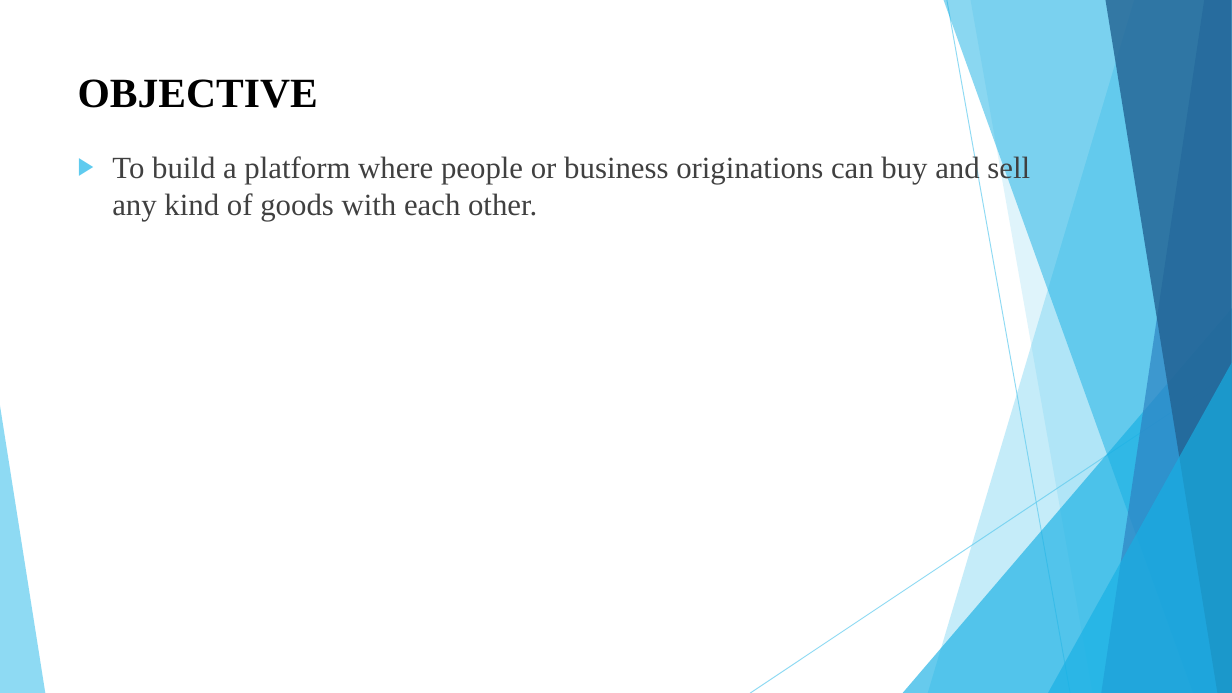
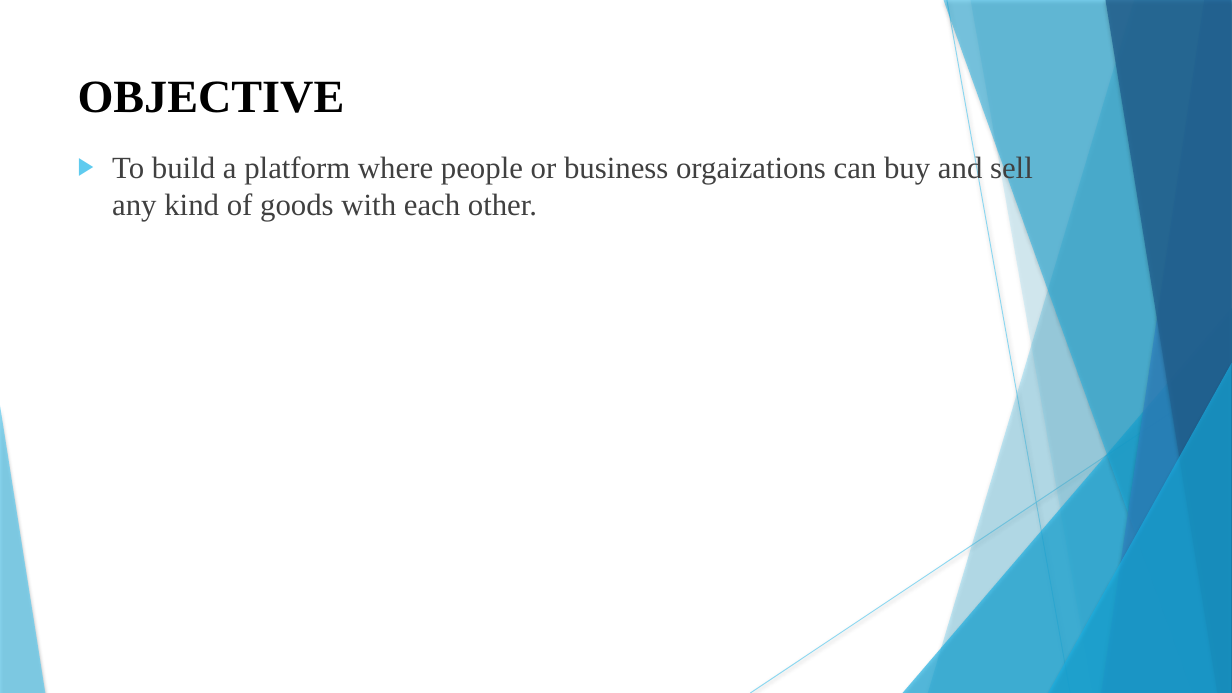
Before and after one commit to KojuOrg/E-Mart-Document, a slide deck: slide 5 of Proposal/Presentation/ProposalSlide.pptx. Drawn at 1232x693 pixels with LibreOffice and Linux fonts; fonts in the diff are those of the drawing. Boxes give left, top, right and bottom in pixels: in the first picture for what was removed or moved away, otherwise in the second. Text is boxed around its words. In the diff, an @@ line names an element or a change of style, - is before the commit and + after.

```diff
--- a/Proposal/Presentation/ProposalSlide.pptx
+++ b/Proposal/Presentation/ProposalSlide.pptx
@@ line (947, 0) - (1070, 693): stroke #5FCBEF 0.75 pt to #5FCBEF 0.74 pt @@
@@ freeform shape at bbox=[970, 0, 1232, 693]: shadow on; outline redrawn @@
@@ text "OBJECTIVE" at bbox=[78, 81, 345, 113]: size 32.4 to 36 pt @@
@@ text at bbox=[112, 154, 1033, 221]: text changed @@
-▶ To build a platform where people or business originations can buy and sell any kind of goods with each other.
+▶ To build a platform where people or business orgaizations can buy and sell any kind of goods with each other.
@@ line (1232, 372) - (750, 693): stroke #5FCBEF 0.75 pt to #5FCBEF 0.74 pt @@
@@ shadow on in 7 elements at bbox=[928, 0, 1232, 693], bbox=[903, 308, 1232, 693], bbox=[944, 0, 1232, 693], bbox=[1102, 0, 1232, 693], bbox=[1105, 0, 1232, 693], bbox=[1048, 363, 1232, 693], bbox=[0, 406, 45, 693] @@
```
Also in this commit, not shown: 13 other slides changed.
